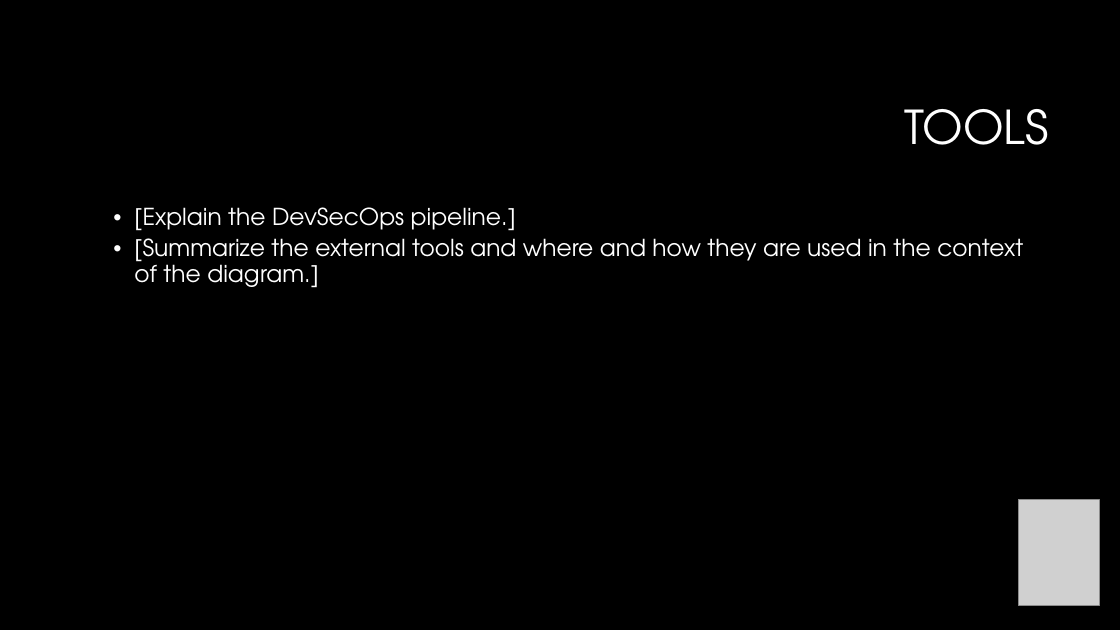
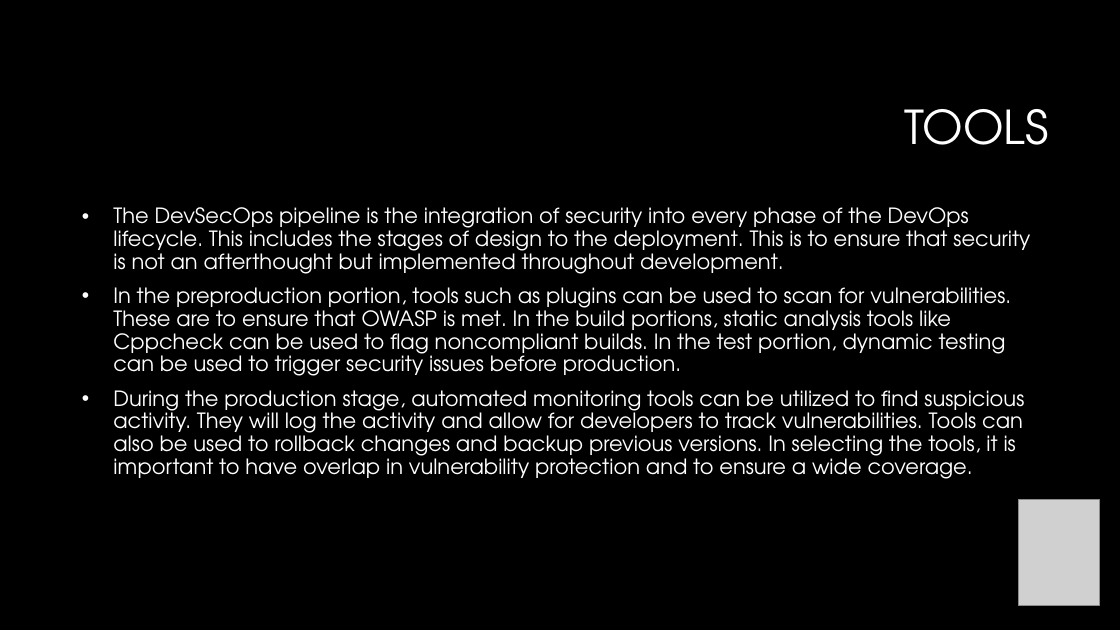
Before and after one commit to HolladaB/CS405, a slide deck: slide 14 of CS 405 Project Two Presentation-Hollada.pptx (slide 10 before the commit). Drawn at 1120x630 pixels with LibreOffice and Linux fonts; fonts in the diff are those of the drawing; grey boxes stand for pictures; background and template pictures are left out. Boxes give left, top, right and bottom in pixels: in the first picture for what was removed or moved away, otherwise in the second. Text is boxed around its words. In the diff, an @@ line names an element or a change of style, - is before the commit and + after.

```diff
--- a/CS 405 Project Two Presentation-Hollada.pptx
+++ b/CS 405 Project Two Presentation-Hollada.pptx
@@ text at [113,207,1030,479]: text changed; size 20 to 18 pt @@
-  • [Explain the DevSecOps pipeline.]
-  • [Summarize the external tools and where and how they are used in the context of the diagram.]
+• The DevSecOps pipeline is the integration of security into every phase of the DevOps lifecycle. This includes the stages of design to the deployment. This is to ensure that security is not an afterthought but implemented throughout development.
+• In the preproduction portion, tools such as plugins can be used to scan for vulnerabilities. These are to ensure that OWASP is met. In the build portions, static analysis tools like Cppcheck can be used to flag noncompliant builds. In the test portion, dynamic testing can be used to trigger security issues before production.
+• During the production stage, automated monitoring tools can be utilized to find suspicious activity. They will log the activity and allow for developers to track vulnerabilities. Tools can also be used to rollback changes and backup previous versions. In selecting the tools, it is important to have overlap in vulnerability protection and to ensure a wide coverage.
```
Also in this commit, not shown: 9 other slides changed, 6 slides added, 2 slides removed.
